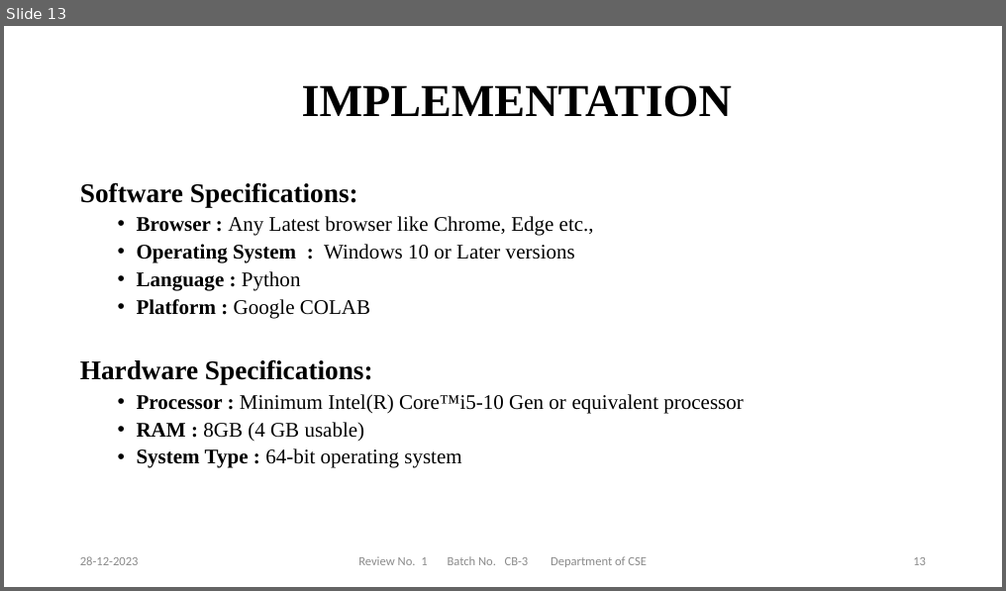
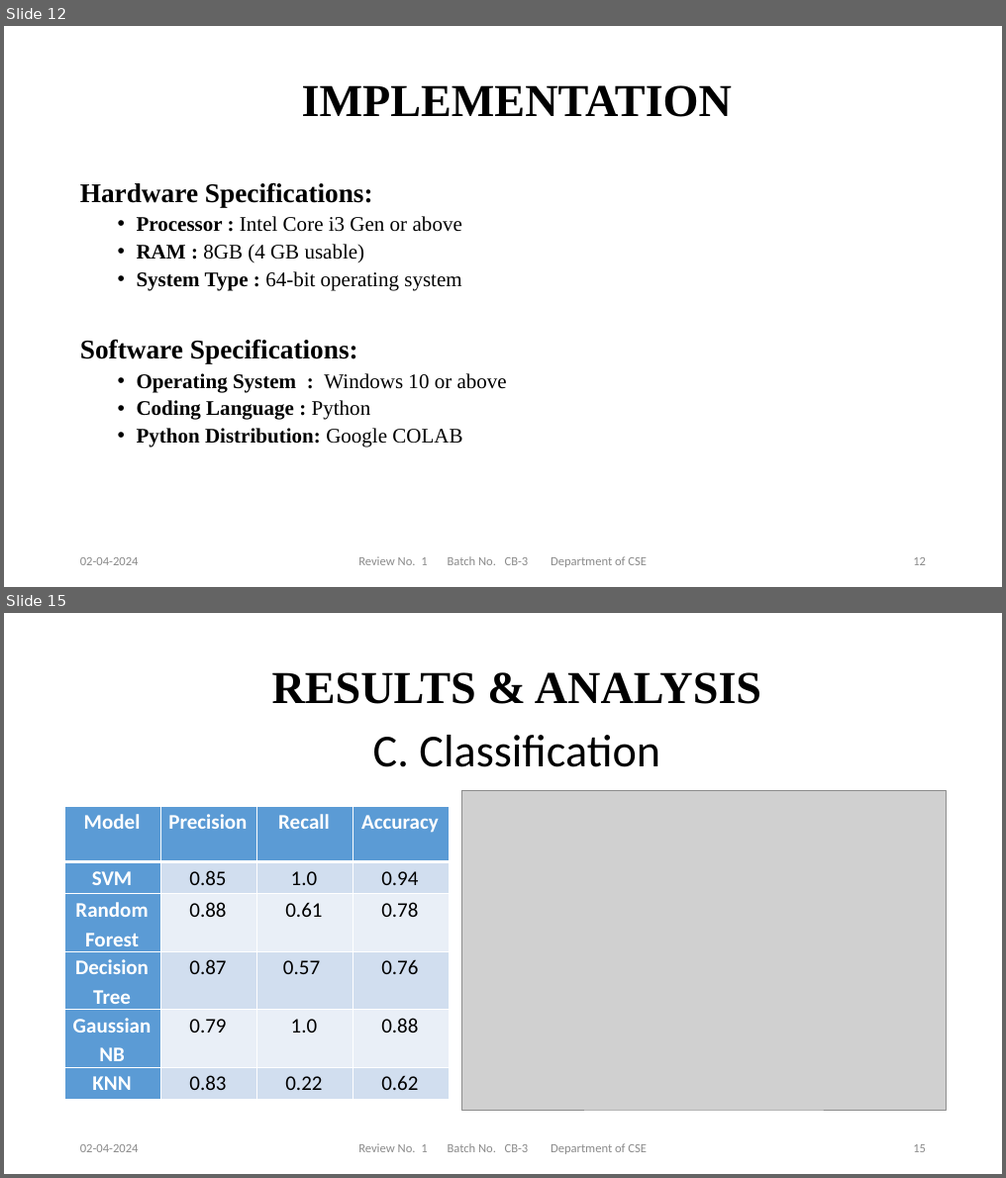
Before and after one commit to NEC-PROJECTS-2024/CB3, a slide deck: Documents/review-1.pptx. Shown one above the other, each under a label of ours: slide 13 before the commit, slides 12 and 15 after it; the slides between them are not shown. The pictures are 1006x591 and 1006x1178 pixels, drawn with LibreOffice and Linux fonts; fonts in the diff are those of the drawing; grey boxes stand for pictures; background and template pictures are left out. Boxes give left, top, right and bottom in pixels: in the first picture for what was removed or moved away, otherwise in the second. Text is boxed around its words. In the diff, an @@ line names an element or a change of style, - is before the commit and + after.

```diff
--- a/Documents/review-1.pptx
+++ b/Documents/review-1.pptx
@@ slide 15 added at box(4, 613, 1002, 1174), background #FFFFFF @@
@@ title added at box(272, 672, 761, 704), 44 pt, text #000000, bold @@
+RESULTS & ANALYSIS
@@ text added at box(373, 735, 660, 767), 44 pt, text #000000 @@
+C. Classification
@@ picture added at box(462, 790, 945, 1110) @@
@@ table added at box(65, 806, 449, 1100), 6 rows, 4 columns @@
+Model | Precision | Recall | Accuracy
+SVM | 0.85 | 1.0 | 0.94
+Random Forest | 0.88 | 0.61 | 0.78
+Decision Tree | 0.87 | 0.57 | 0.76
+Gaussian NB | 0.79 | 1.0 | 0.88
+KNN | 0.83 | 0.22 | 0.62
@@ text added at box(80, 1145, 139, 1153), 12 pt, text #8C8C8C @@
+02-04-2024
@@ text added at box(358, 1144, 647, 1155), 12 pt, text #8C8C8C @@
+Review No. 1 Batch No. CB-3 Department of CSE
@@ page number added at box(913, 1145, 926, 1153), 12 pt, text #8C8C8C @@
+15
@@ what was slide 13 is now slide 12 @@
@@ slide 12 changed as well @@
@@ text at box(80, 182, 594, 319): paragraphs removed @@
-Software Specifications:
-  • Browser : Any Latest browser like Chrome, Edge etc.,
-  • Operating System : Windows 10 or Later versions
-  • Language : Python
-  • Platform : Google COLAB
@@ text at box(137, 216, 462, 232): text changed @@
-  • Processor : Minimum Intel(R) Core™i5-10 Gen or equivalent processor
+  • Processor : Intel Core i3 Gen or above
@@ text at box(80, 339, 507, 448): paragraphs added @@
+Software Specifications:
+  • Operating System : Windows 10 or above
+  • Coding Language : Python
+  • Python Distribution: Google COLAB
@@ text at box(80, 558, 139, 566): text changed @@
-28-12-2023
+02-04-2024
```
Also in this commit, not shown: 14 other slides changed, 4 other slides added, 1 slide removed, 10 other files.
